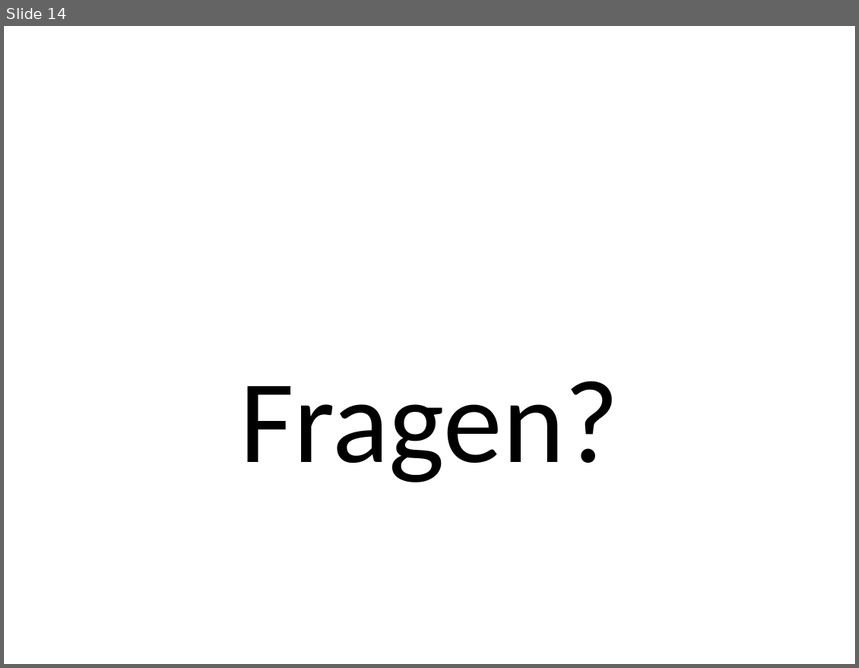
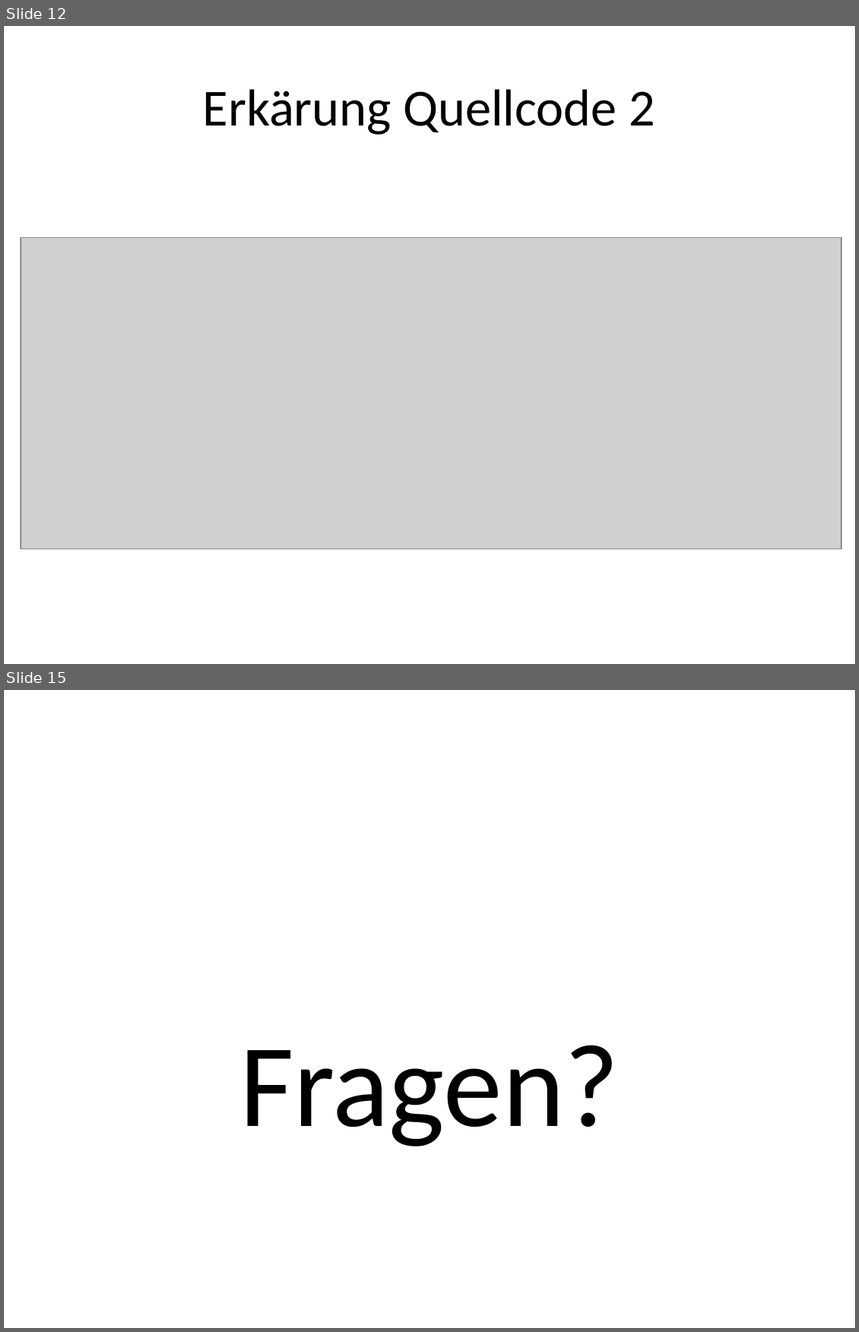
Before and after one commit to tscheims1/PrimeCalculator1, a slide deck: Primzahlen und Threads.pptx. Shown one above the other, each under a label of ours: slide 14 before the commit, slides 12 and 15 after it; the slides between them are not shown. The pictures are 859x668 and 859x1332 pixels, drawn with LibreOffice and Linux fonts; fonts in the diff are those of the drawing; grey boxes stand for pictures. Boxes give left, top, right and bottom in pixels: in the first picture for what was removed or moved away, otherwise in the second. Text is boxed around its words. In the diff, an @@ line names an element or a change of style, - is before the commit and + after.

```diff
--- a/Primzahlen und Threads.pptx
+++ b/Primzahlen und Threads.pptx
@@ slide 12 added at box(4, 26, 855, 664), background #FFFFFF @@
@@ title added at box(203, 89, 655, 135), 44 pt, text #000000 @@
+Erkärung Quellcode 2
@@ picture added at box(21, 238, 842, 550) @@
@@ what was slide 14 is now slide 15 @@
```
Also in this commit, not shown: 6 slides changed, 1 other slide added, 1 slide removed, 3 other files.
